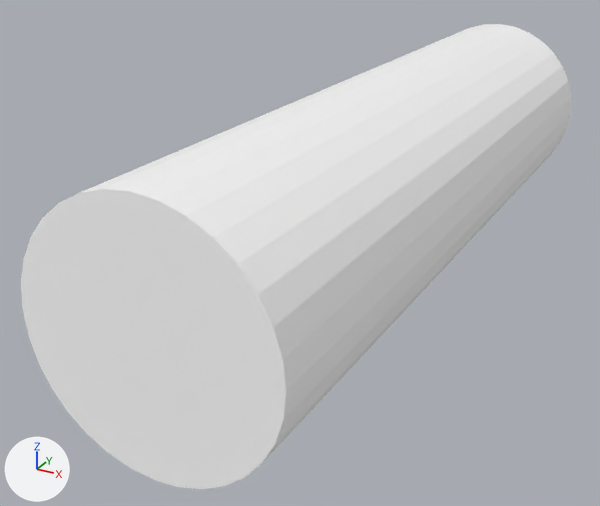
What one commit did to the glTF model exports/glb/Hanger transverse/Hanger _ transverse load pin__n2.glb.
Camera for both pictures: a 50 mm lens placed at (-0.222, 2.67, 4.03), pointed at (-0.338, 2.88, 3.925). Lighting does not change. The marker at lower left points along +X, +Y and +Z. The older version comes first. Where no turn or scale is listed for an object, it has been applied to the vertices.

The first picture shows 'Hanger | transverse load pin'.
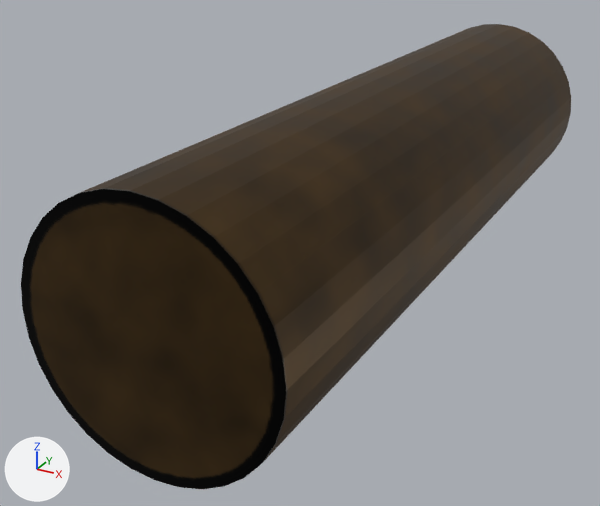
Boxes [x1, y1, x2, y2] around the edits, measured in the pictures (600 x 506 px):
'Hanger | transverse load pin', recoloured (white to brown): [21, 24, 571, 489] in both

Patch to the scene script:
```diff
--- a/exports/glb/Hanger transverse/Hanger _ transverse load pin__n2.glb.py
+++ b/exports/glb/Hanger transverse/Hanger _ transverse load pin__n2.glb.py
@@ img_orm_g55_s0_hanger___transverse_load_pin @@
+img_orm_g55_s0_hanger___transverse_load_pin = load_image('ORM_g55_s0_Hanger _ transverse load pin', '_unpacked/ORM_g55_s0_Hanger___transverse_load_pin', 256, 256, 'Non-Color')
@@ img_bc_g55_s0_hanger___transverse_load_pin @@
+img_bc_g55_s0_hanger___transverse_load_pin = load_image('BC_g55_s0_Hanger _ transverse load pin', '_unpacked/BC_g55_s0_Hanger___transverse_load_pin', 256, 256, 'sRGB')
@@ mat_baked_g55_s0_hanger___transverse_load_pin @@
+mat_baked_g55_s0_hanger___transverse_load_pin = bpy.data.materials.new('BAKED_g55_s0_Hanger _ transverse load pin')
+# uses the picture img_bc_g55_s0_hanger___transverse_load_pin
+# uses the picture img_orm_g55_s0_hanger___transverse_load_pin
@@ me_cylinder_139 @@
 me_cylinder_139.from_pydata(...)  # 64 vertices, 124 faces; spans x -0.033..0.033, y -0.118..0.118, z -0.033..0.033
-me_cylinder_139.materials.append(mat_hanger_bronze___dark_worked_alloy)  # white #ffffff
+me_cylinder_139.materials.append(mat_baked_g55_s0_hanger___transverse_load_pin)
```
